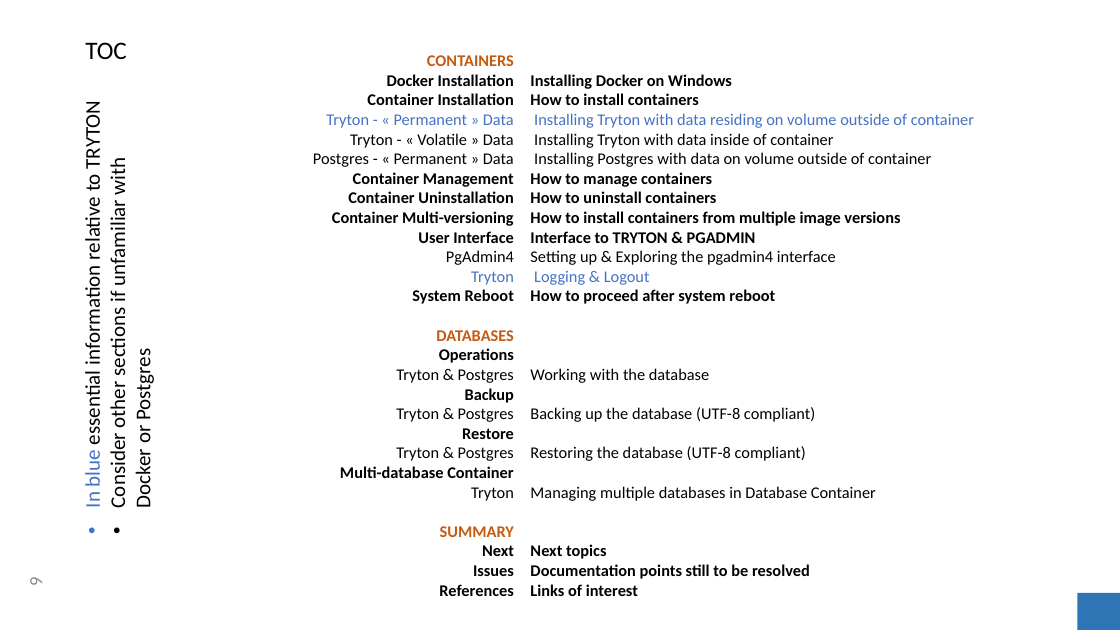
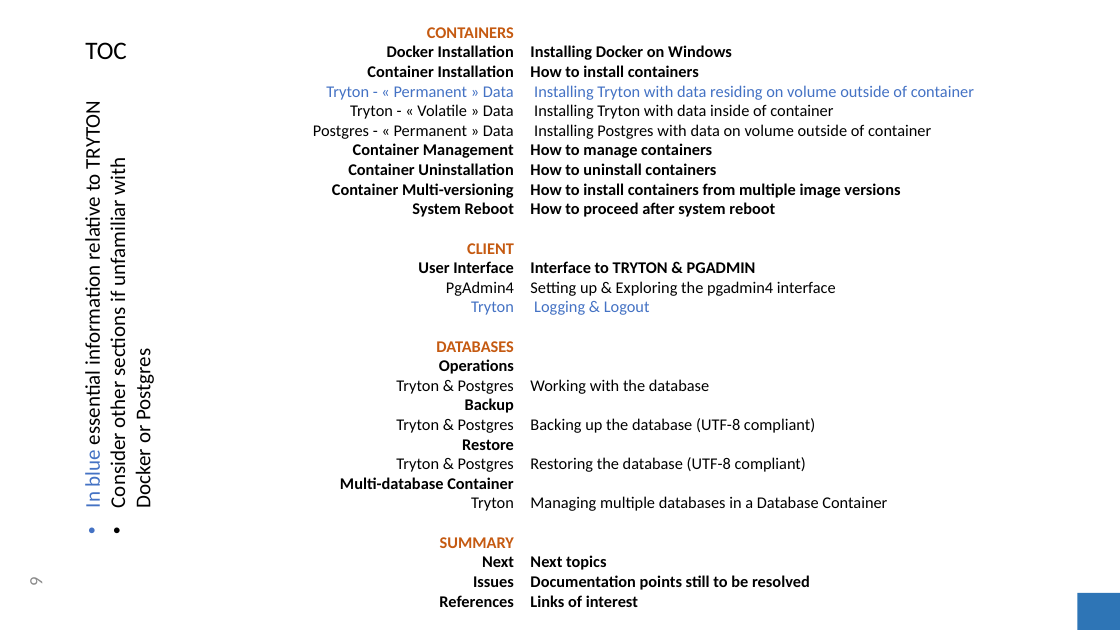
Before and after one commit to clixwise/tryton-by-example, a slide deck: slide 9 of Tryton 6.0 - Doc 00.01 - Installation & administration.pptx. Drawn at 1120x630 pixels with LibreOffice and Linux fonts; fonts in the diff are those of the drawing. Boxes give left, top, right and bottom in pixels: in the first picture for what was removed or moved away, otherwise in the second. Text is boxed around its words. In the diff, an @@ line names an element or a change of style, - is before the commit and + after.

```diff
--- a/Tryton 6.0 - Doc 00.01 - Installation & administration.pptx
+++ b/Tryton 6.0 - Doc 00.01 - Installation & administration.pptx
@@ text "CONTAINERS Docker Installation": place and size @@
-text "CONTAINERS Docker Installation" at [313, 55, 514, 596]
+text "CONTAINERS Docker Installation" at [313, 27, 514, 607]
@@ text "Installing Docker on Windows": place and size @@
-text "Installing Docker on Windows" at [530, 74, 974, 596]
+text "Installing Docker on Windows" at [530, 45, 974, 607]
@@ text at [412, 202, 514, 352]: text changed @@
-User Interface
-PgAdmin4
-Tryton
-System Reboot
-DATABASES
+System Reboot
+CLIENT
+User Interface
+PgAdmin4
+Tryton
+DATABASES
@@ text at [530, 202, 775, 273]: text changed @@
-Interface to TRYTON & PGADMIN
+How to proceed after system reboot
+Interface to TRYTON & PGADMIN
@@ text at [530, 289, 775, 304]: paragraph removed @@
-How to proceed after system reboot
@@ text at [530, 496, 887, 570]: text changed @@
-Managing multiple databases in Database Container
-Next topics
+Managing multiple databases in a Database Container
+Next topics
```
Also in this commit, not shown: 1 other slide changed, 1 slide added, 3 other files.
